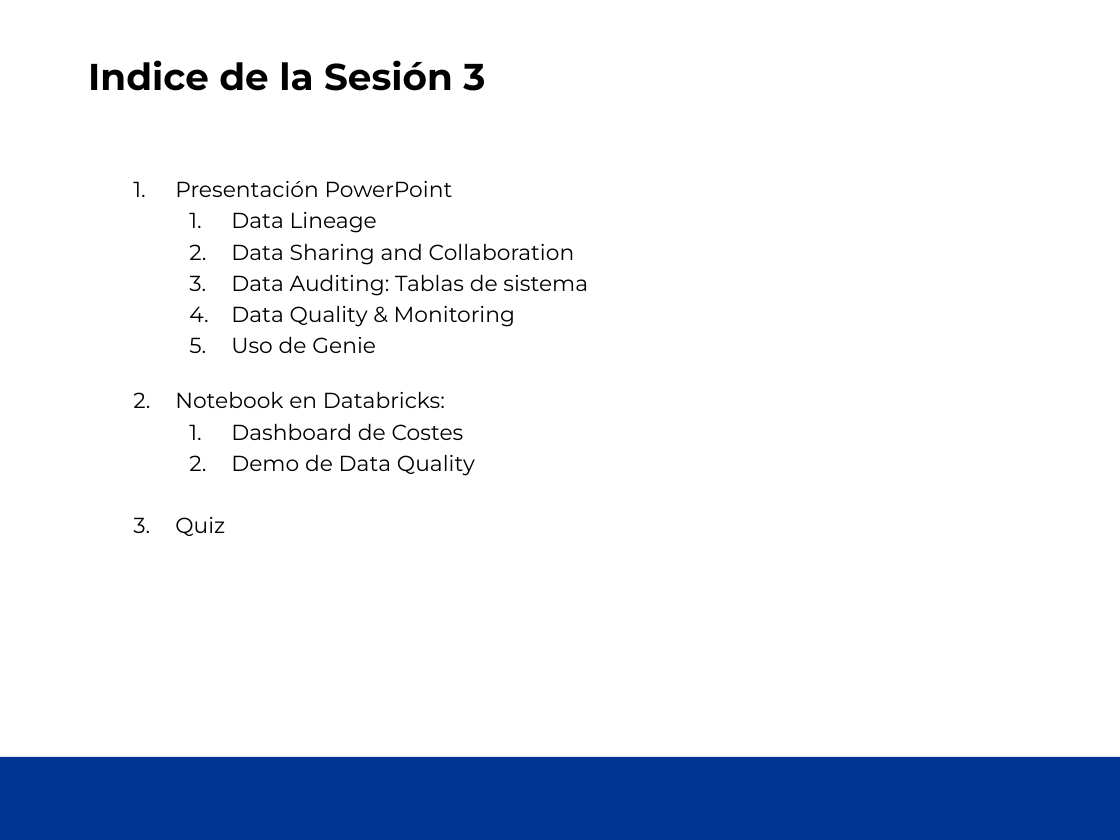
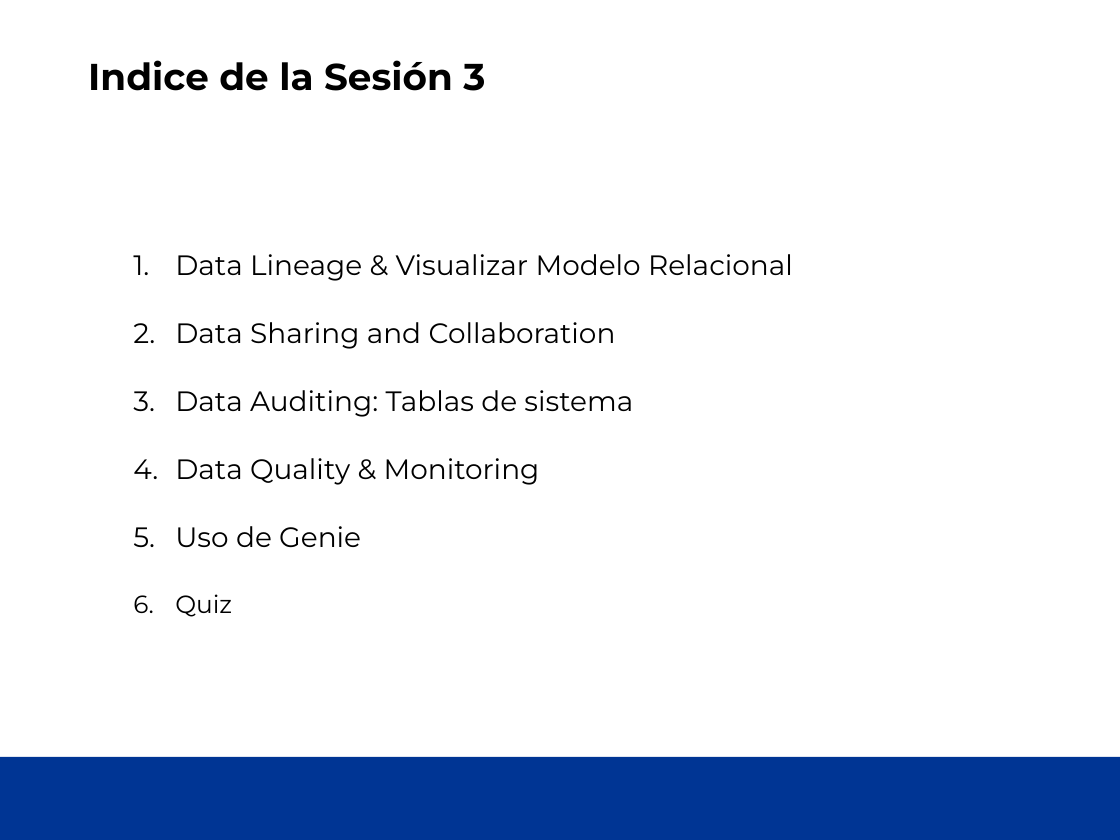
Before and after one commit to jmartinezceste/251101Course_UC_Ceste, a slide deck: slide 2 of UC_Course_Sesion3/UCDatabrick - Sesion 3.pptx. Drawn at 1120x840 pixels with LibreOffice and Linux fonts; fonts in the diff are those of the drawing; background and template pictures are left out. Boxes give left, top, right and bottom in pixels: in the first picture for what was removed or moved away, otherwise in the second. Text is boxed around its words. In the diff, an @@ line names an element or a change of style, - is before the commit and + after.

```diff
--- a/UC_Course_Sesion3/UCDatabrick - Sesion 3.pptx
+++ b/UC_Course_Sesion3/UCDatabrick - Sesion 3.pptx
@@ text at box(175, 254, 793, 281): text changed; size 14 to 18 pt @@
-  1. Presentación PowerPoint
-    1. Data Lineage
+  1. Data Lineage & Visualizar Modelo Relacional
@@ text at box(175, 322, 633, 617): size 14 to 18 pt in "Data Sharing and Collaboration", "Data Auditing: Tablas de sistema", "Data Quality & Monitoring", "Uso de Genie"; size 14 to 16 pt in "Quiz"; list level 3 to 2 in "Data Sharing and Collaboration"; list level 3 to 2 in "Data Auditing: Tablas de sistema"; list level 3 to 2 in "Data Quality & Monitoring"; list level 3 to 2 in "Uso de Genie" @@
@@ text at box(175, 391, 475, 476): paragraphs removed @@
-  2. Notebook en Databricks:
-    1. Dashboard de Costes
-    2. Demo de Data Quality
```
